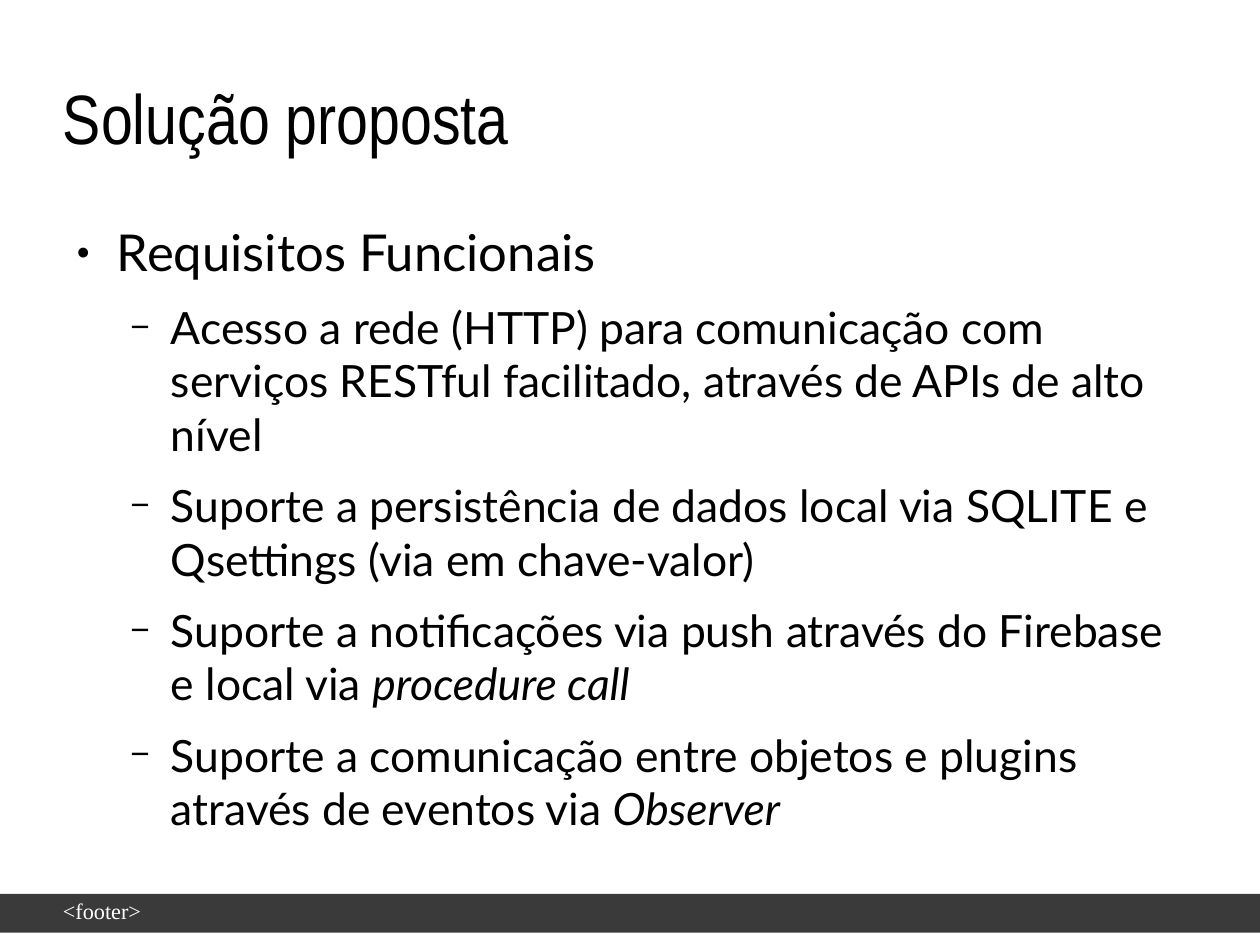
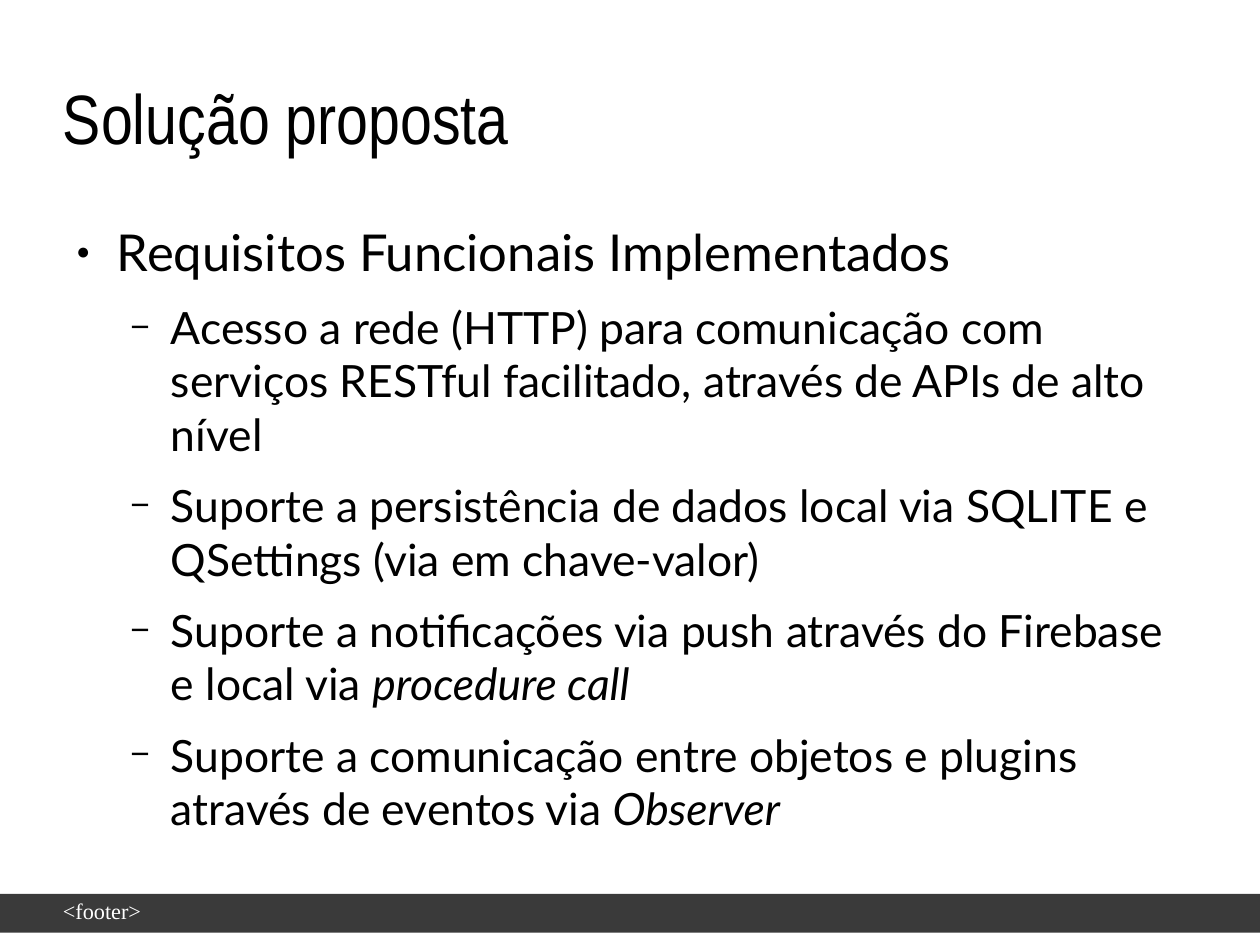
Before and after one commit to enoquesantos/tcc-latex, a slide deck: slide 8 of slide-defesa/Apresentação-EnoqueJoseneas.odp (slide 7 before the commit). Drawn at 1260x945 pixels with LibreOffice and Linux fonts; fonts in the diff are those of the drawing; background and template pictures are left out. Boxes give left, top, right and bottom in pixels: in the first picture for what was removed or moved away, otherwise in the second. Text is boxed around its words. In the diff, an @@ line names an element or a change of style, - is before the commit and + after.

```diff
--- a/slide-defesa/Apresentação-EnoqueJoseneas.odp
+++ b/slide-defesa/Apresentação-EnoqueJoseneas.odp
@@ text at bbox=[117, 233, 951, 280]: text changed @@
-● Requisitos Funcionais
+● Requisitos Funcionais Implementados
@@ text at bbox=[171, 489, 1147, 584]: text changed @@
-  − Suporte a persistência de dados local via SQLITE e Qsettings (via em chave-valor)
+  − Suporte a persistência de dados local via SQLITE e QSettings (via em chave-valor)
```
Also in this commit, not shown: 6 other slides changed, 9 slides added, 2 slides removed, 1 other file.
